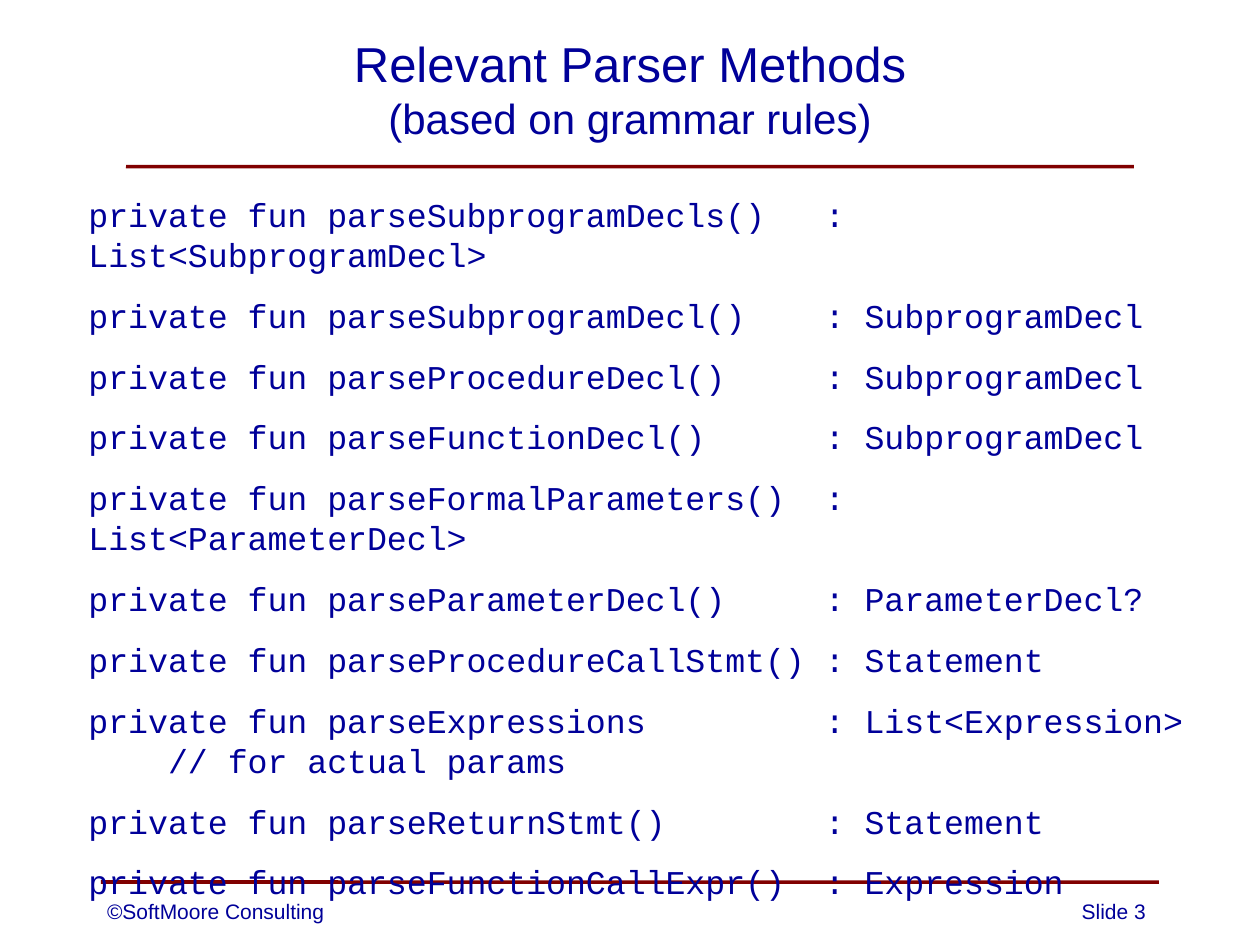
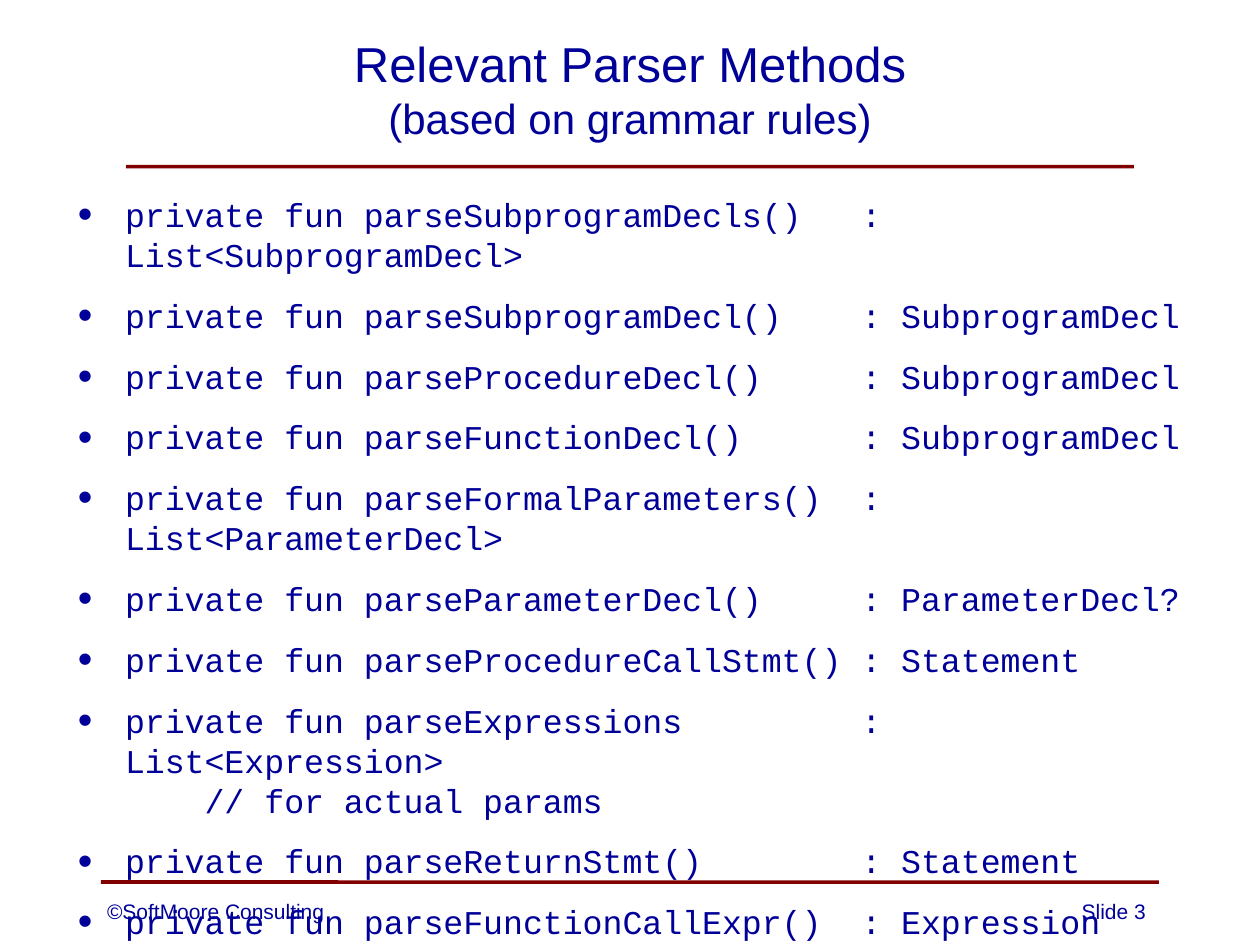
Before and after one commit to SoftMoore/CPRL-Kt-2nd, a slide deck: slide 3 of PowerPoints/13 - Subprograms.pptx. Drawn at 1260x945 pixels with LibreOffice and Linux fonts; fonts in the diff are those of the drawing. Boxes give left, top, right and bottom in pixels: in the first picture for what was removed or moved away, otherwise in the second. Text is boxed around its words. In the diff, an @@ line names an element or a change of style, - is before the commit and + after.

```diff
--- a/PowerPoints/13 - Subprograms.pptx
+++ b/PowerPoints/13 - Subprograms.pptx
@@ text "private fun parseSubprogramDecls() : List<SubprogramDecl>": place and size @@
-text "private fun parseSubprogramDecls() : List<SubprogramDecl>" at [88,203,1144,904]
+text "private fun parseSubprogramDecls() : List<SubprogramDecl>" at [125,203,1180,883]
@@ text "private fun parseSubprogramDecls() : List<SubprogramDecl>" at [125,203,1180,883]: bullet none to • @@
```
Also in this commit, not shown: 2 other slides changed, 4 other files.
